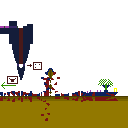
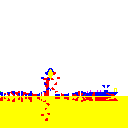
Layered file, before and after one edit (128x128). Changes by layer:
painted on "Sometimes I have to make sure I'm still standing on solid ground" over box(0, 68, 128, 128)
hid "Falling" over box(0, 21, 42, 80)
